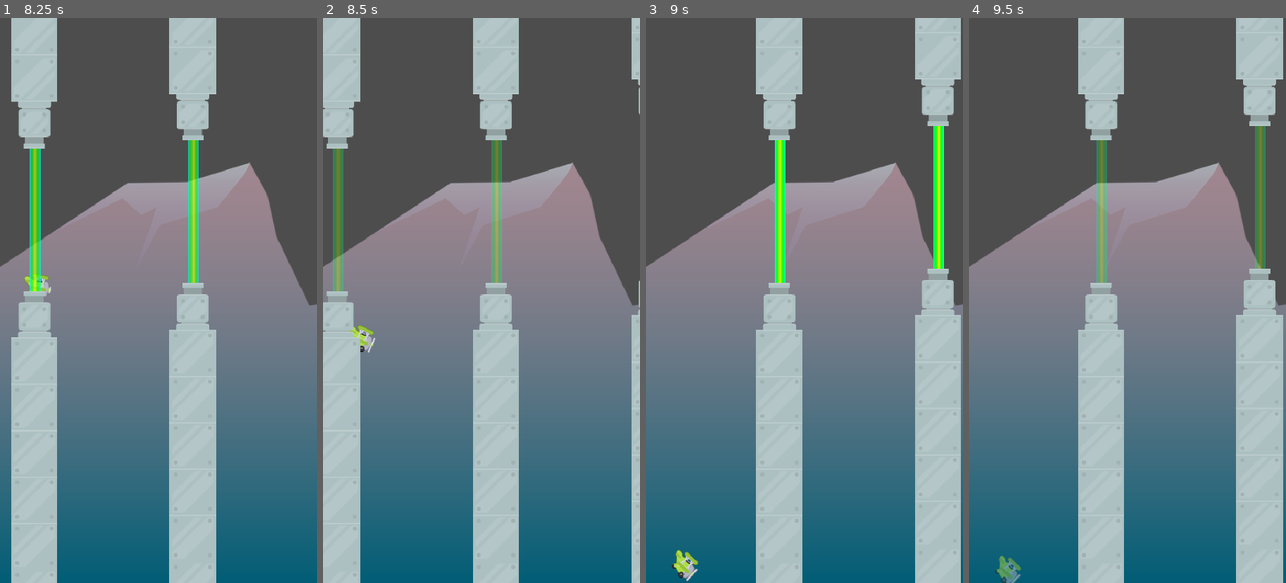
Above: before the commit, frames 1-4 (left to right).
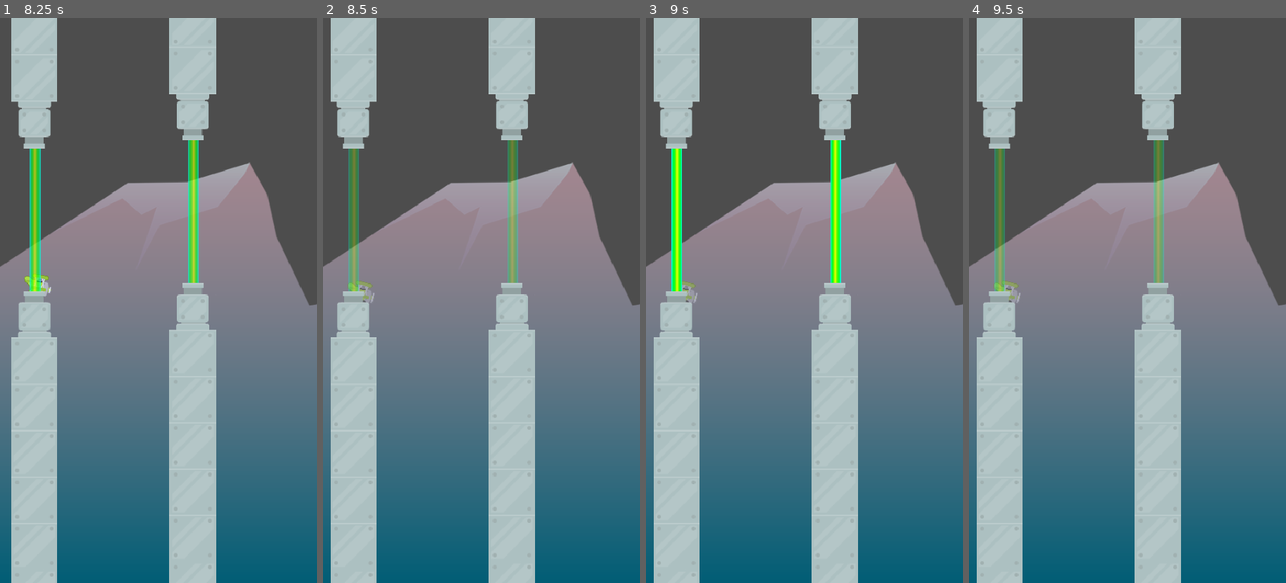
Above: after the commit, the same moments.

Repository: ligarius20fps/kurs-godot
Game: Godot game, scene res://Scenes/Game/Game.tscn
The game is run twice, just before and just after one commit, with the same random seed, the same clock (stepped at 60 frames per second) and the same inputs.
Inputs:
- Up to frame 1 (8.25 s): tap Space (jump) at 0.77, 1.52, 3.02, 3.77, 4.52, 6.02, 6.77, 7.52 s
- Up to frame 2 (8.5 s): no input
- Up to frame 3 (9 s): no input
- Up to frame 4 (9.5 s): tap Space (jump) at 9.02 s

Frame 1 is identical in both runs. In frame 2, 19% of the frame differs, in the area x 0-100%, y 0-100%; in frame 3, 43%; in frame 4, 44%, in the area x 2-100%, y 0-100%.

Commit message:
mechanika zrobiona

Diff:
--- a/tappy/Scenes/Laser/Laser.tscn
+++ b/tappy/Scenes/Laser/Laser.tscn
@@ -44,6 +44,8 @@
 
 [node name="Laser" type="Area2D"]
 process_mode = 3
+collision_layer = 0
+collision_mask = 2
 
 [node name="Laser2" type="Sprite2D" parent="."]
 scale = Vector2(1, 9)
--- a/tappy/Scenes/Pipe/Pipe.tscn
+++ b/tappy/Scenes/Pipe/Pipe.tscn
@@ -9,6 +9,8 @@
 size = Vector2(70, 560)
 
 [node name="Pipe" type="Area2D"]
+collision_layer = 0
+collision_mask = 2
 
 [node name="Pipe" type="Sprite2D" parent="."]
 position = Vector2(-35, 0)
--- a/tappy/Scenes/Pipes/Pipes.gd
+++ b/tappy/Scenes/Pipes/Pipes.gd
@@ -1,5 +1,7 @@
 class_name Pipes
 extends Node2D
+
+@onready var score_sound: AudioStreamPlayer = $ScoreSound
 
 const SPEED = 120
 
@@ -10,3 +12,12 @@
 
 func kill_pipes() -> void:
 	queue_free()
+
+
+func _on_body_entered(body: Node2D) -> void:
+	if body is TappyPlane:
+		body.die()
+
+func score(body: Node2D) -> void:
+	if body is TappyPlane:
+		score_sound.play()
--- a/tappy/Scenes/Pipes/Pipes.tscn
+++ b/tappy/Scenes/Pipes/Pipes.tscn
@@ -1,8 +1,9 @@
-[gd_scene load_steps=4 format=3 uid="uid://dms402y81minq"]
+[gd_scene load_steps=5 format=3 uid="uid://dms402y81minq"]
 
 [ext_resource type="PackedScene" uid="uid://bpdqkw1xnlnay" path="res://Scenes/Pipe/Pipe.tscn" id="1_nqmk8"]
 [ext_resource type="Script" uid="uid://c565ts6mlrpbr" path="res://Scenes/Pipes/Pipes.gd" id="1_u8oov"]
 [ext_resource type="PackedScene" uid="uid://gsjg6ojgmne2" path="res://Scenes/Laser/Laser.tscn" id="2_u8oov"]
+[ext_resource type="AudioStream" uid="uid://bp821cq4mc67q" path="res://Assets/audio/score.wav" id="4_omx2s"]
 
 [node name="Pipes" type="Node2D"]
 script = ExtResource("1_u8oov")
@@ -24,5 +25,11 @@
 one_shot = true
 autostart = true
 
+[node name="ScoreSound" type="AudioStreamPlayer" parent="."]
+stream = ExtResource("4_omx2s")
+
+[connection signal="body_exited" from="Laser" to="." method="score"]
+[connection signal="body_entered" from="Lower" to="." method="_on_body_entered"]
+[connection signal="body_entered" from="Upper" to="." method="_on_body_entered"]
 [connection signal="screen_exited" from="ScreenNotifier" to="." method="kill_pipes"]
 [connection signal="timeout" from="LifeTimer" to="." method="kill_pipes"]
--- a/tappy/Scenes/TappyPlane/TappyPlane.gd
+++ b/tappy/Scenes/TappyPlane/TappyPlane.gd
@@ -22,18 +22,15 @@
 	if event.is_action_pressed("jump"):
 		jumped = true
 
-#jak samolot umarł
+# jak samolot umarł
 func die():
 	# będzie duszkiem
 	animated_sprite_2d.modulate = Color(1,1,1,0.5)
-	# śmigło nie kręci się
-	animated_sprite_2d.pause()
-	# fizyka się stopuje
-	set_physics_process(false)
 	# silnik przestaje warkotać
 	engine_sound.stop()
 	# nie żyje
 	alive = false
+	get_tree().paused = true
 	emit_signal("plane_died")
 
 func _physics_process(delta: float) -> void:
--- a/tappy/Scenes/TappyPlane/TappyPlane.tscn
+++ b/tappy/Scenes/TappyPlane/TappyPlane.tscn
@@ -40,6 +40,8 @@
 radius = 17.029387
 
 [node name="TappyPlane" type="CharacterBody2D"]
+collision_layer = 2
+collision_mask = 3
 script = ExtResource("1_8wjqg")
 
 [node name="AnimatedSprite2D" type="AnimatedSprite2D" parent="."]
--- a/tappy/project.godot
+++ b/tappy/project.godot
@@ -34,6 +34,11 @@
 ]
 }
 
+[layer_names]
+
+2d_physics/layer_1="barrier"
+2d_physics/layer_2="tappy"
+
 [rendering]
 
 renderer/rendering_method="mobile"
